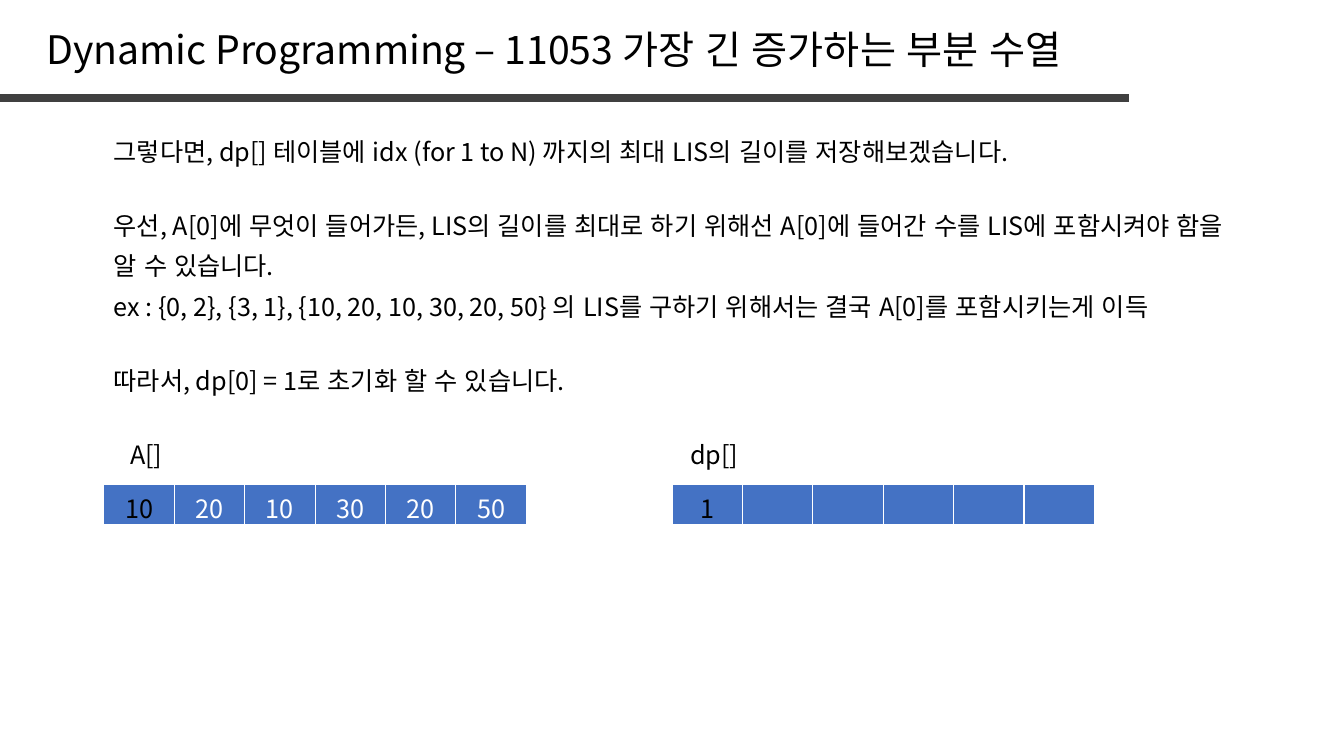
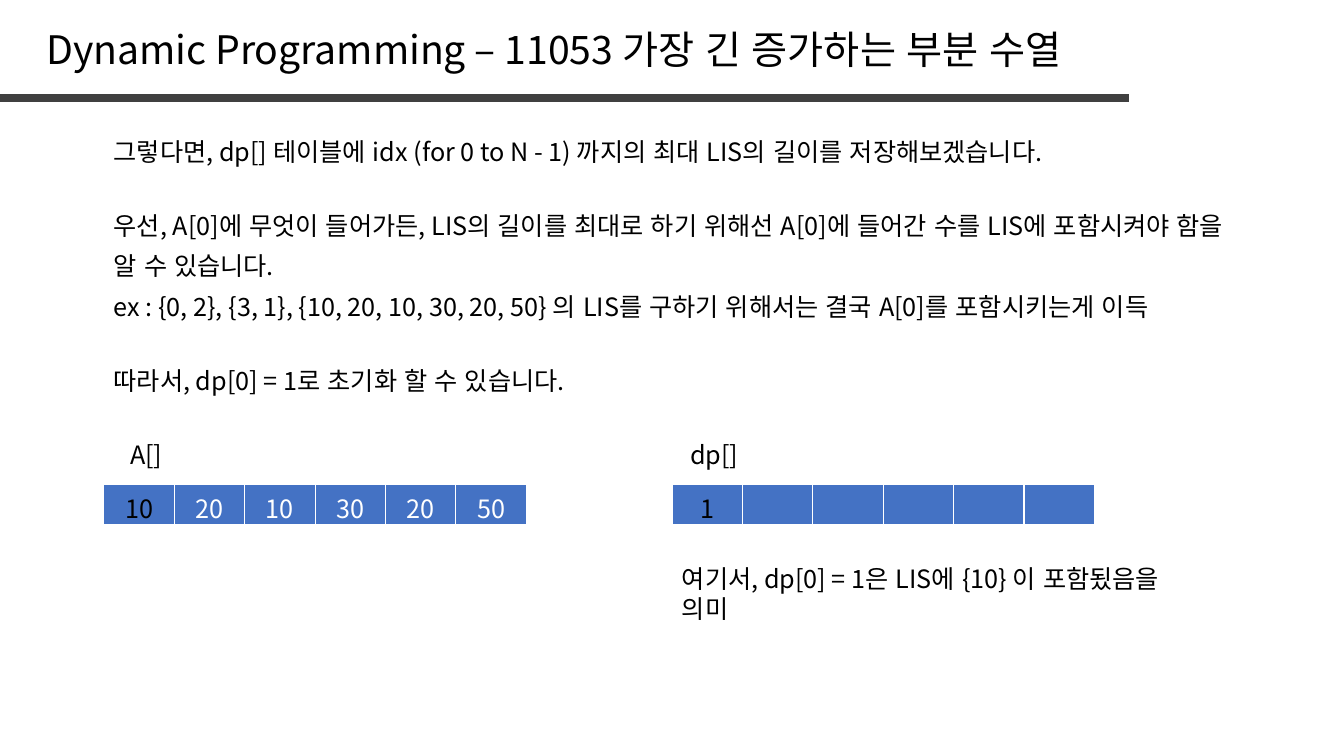
Before and after one commit to jaehoo1/PS-study, a slide deck: slide 31 of study/5_Dynamic Programming.pptx. Drawn at 1344x756 pixels with LibreOffice and Linux fonts; fonts in the diff are those of the drawing. Boxes give left, top, right and bottom in pixels: in the first picture for what was removed or moved away, otherwise in the second. Text is boxed around its words. In the diff, an @@ line names an element or a change of style, - is before the commit and + after.

```diff
--- a/study/5_Dynamic Programming.pptx
+++ b/study/5_Dynamic Programming.pptx
@@ text at (x1=114, y1=140, x2=1042, y2=167): text changed @@
-그렇다면, dp[] 테이블에 idx (for 1 to N) 까지의 최대 LIS의 길이를 저장해보겠습니다.
+그렇다면, dp[] 테이블에 idx (for 0 to N - 1) 까지의 최대 LIS의 길이를 저장해보겠습니다.
@@ text added at (x1=682, y1=567, x2=1159, y2=620), 18 pt, text #000000 @@
+여기서, dp[0] = 1은 LIS에 {10} 이 포함됬음을 의미
```
Also in this commit, not shown: 1 other slide changed, 6 slides added.
